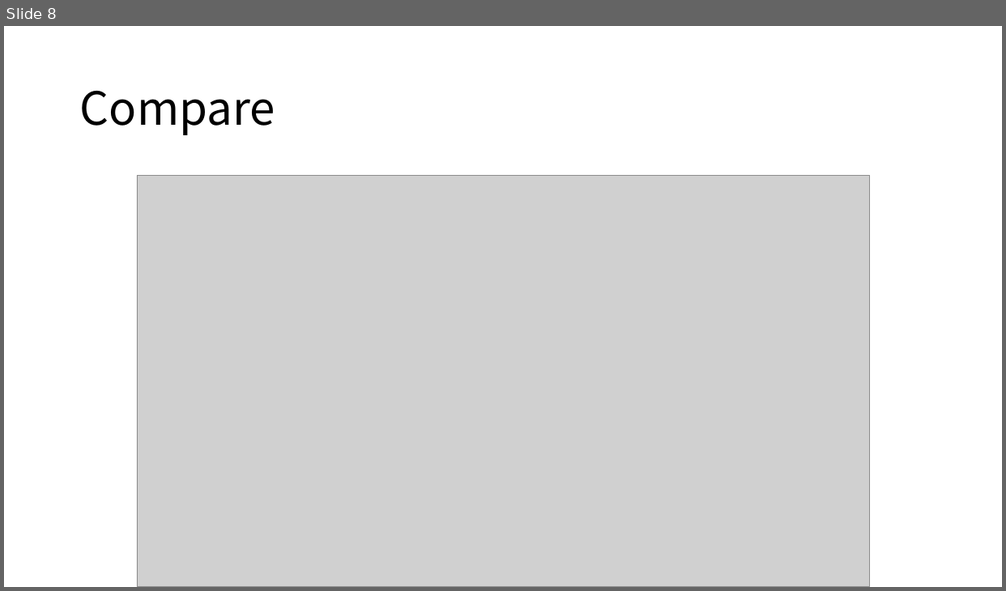
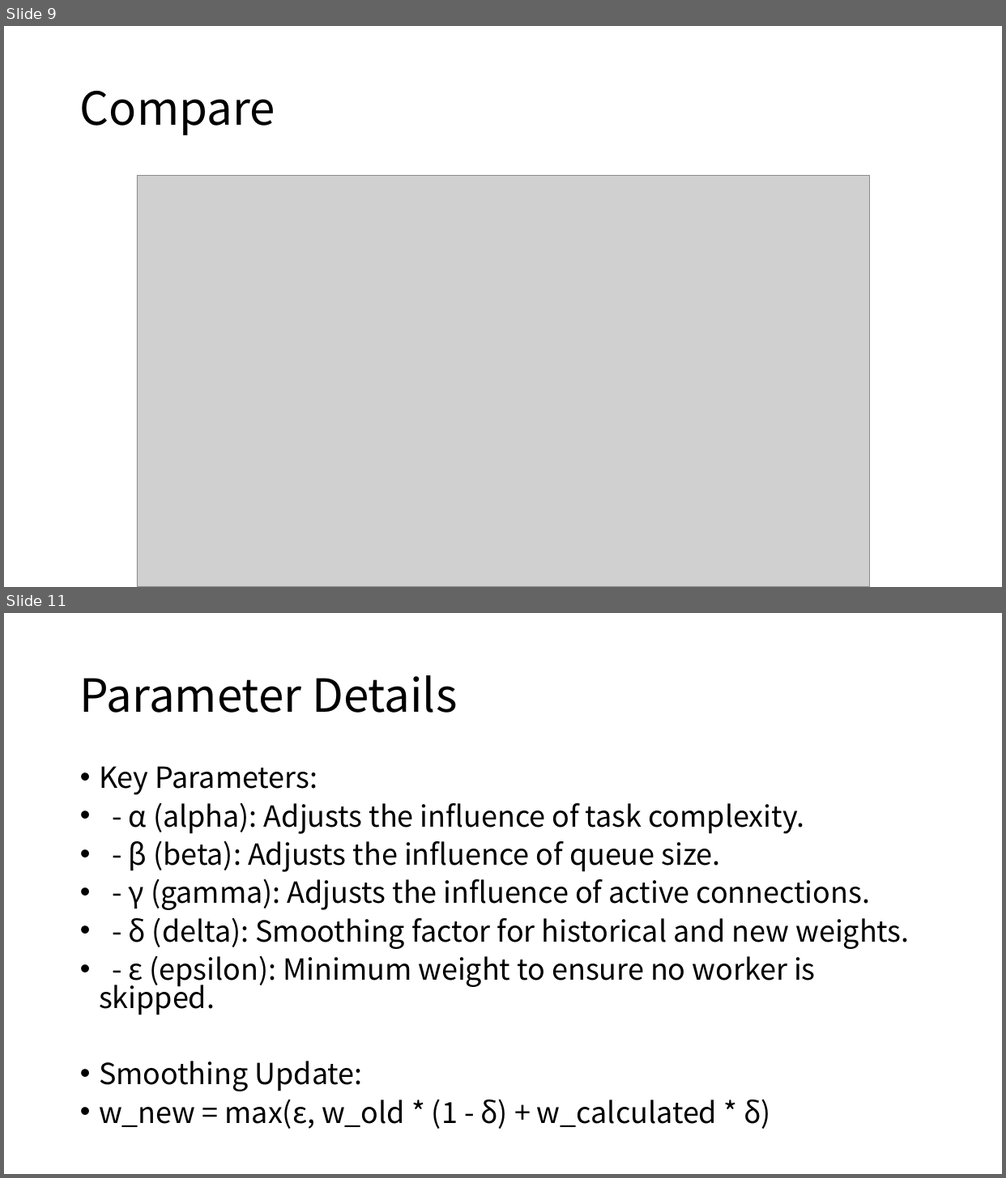
Before and after one commit to Wk-P/Routing-Monitor-Docker-Request, a slide deck: temp/temp.pptx. Shown one above the other, each under a label of ours: slide 8 before the commit, slides 9 and 11 after it; the slides between them are not shown. The pictures are 1006x591 and 1006x1178 pixels, drawn with LibreOffice and Linux fonts; fonts in the diff are those of the drawing; grey boxes stand for pictures. Boxes give left, top, right and bottom in pixels: in the first picture for what was removed or moved away, otherwise in the second. Text is boxed around its words. In the diff, an @@ line names an element or a change of style, - is before the commit and + after.

```diff
--- a/temp/temp.pptx
+++ b/temp/temp.pptx
@@ slide 11 added at <box>4,613,1002,1174</box>, background #FFFFFF @@
@@ title added at <box>80,675,457,713</box>, 44 pt, text #000000 @@
+Parameter Details
@@ text added at <box>99,766,909,1129</box>, 28 pt, text #000000 @@
+• Key Parameters:
+• - α (alpha): Adjusts the influence of task complexity.
+• - β (beta): Adjusts the influence of queue size.
+• - γ (gamma): Adjusts the influence of active connections.
+• - δ (delta): Smoothing factor for historical and new weights.
+• - ε (epsilon): Minimum weight to ensure no worker is skipped.
+• Smoothing Update:
+• w_new = max(ε, w_old * (1 - δ) + w_calculated * δ)
@@ what was slide 8 is now slide 9 @@
```
Also in this commit, not shown: 1 slide changed, 5 other slides added, 1 slide removed.
